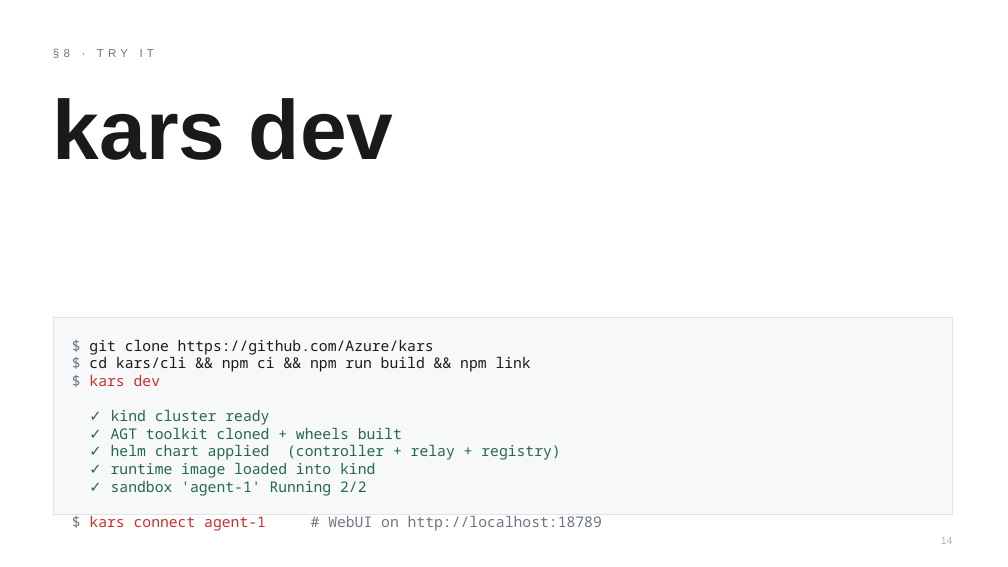
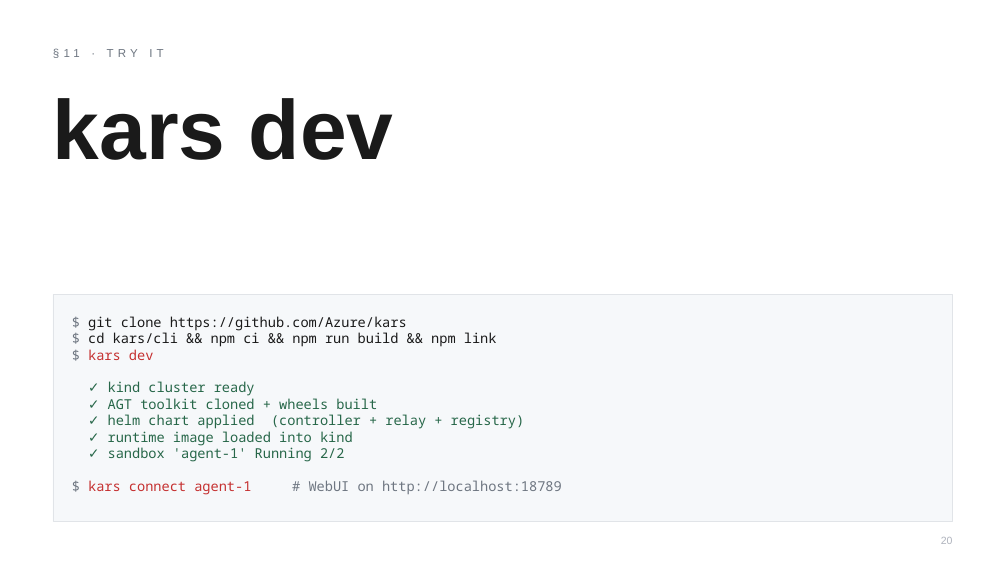
Before and after one commit to Azure/kars, a slide deck: slide 20 of docs/showcase/deliverables/kars-pitch-deck.pptx (slide 14 before the commit). Drawn at 1008x567 pixels with LibreOffice and Linux fonts; fonts in the diff are those of the drawing. Boxes give left, top, right and bottom in pixels: in the first picture for what was removed or moved away, otherwise in the second. Text is boxed around its words. In the diff, an @@ line names an element or a change of style, - is before the commit and + after.

```diff
--- a/docs/showcase/deliverables/kars-pitch-deck.pptx
+++ b/docs/showcase/deliverables/kars-pitch-deck.pptx
@@ text at (53,48,163,58): text changed @@
-§8 · TRY IT
+§11 · TRY IT
@@ rectangle: place and size @@
-rectangle at (53,318,953,514)
+rectangle at (53,295,953,522)
@@ text "$ git clone https://github.com/Azure/kars $ ...": place and size @@
-text "$ git clone https://github.com/Azure/kars $ ..." at (89,339,602,531)
+text "$ git clone https://github.com/Azure/kars $ ..." at (88,316,562,495)
@@ text "$ git clone https://github.com/Azure/kars $ ..." at (88,316,562,495): size 14 to 13 pt @@
@@ text at (941,537,953,544): text changed @@
-14
+20
```
Also in this commit, not shown: 4 other slides changed, 14 slides added, 8 slides removed, 1 other file.
